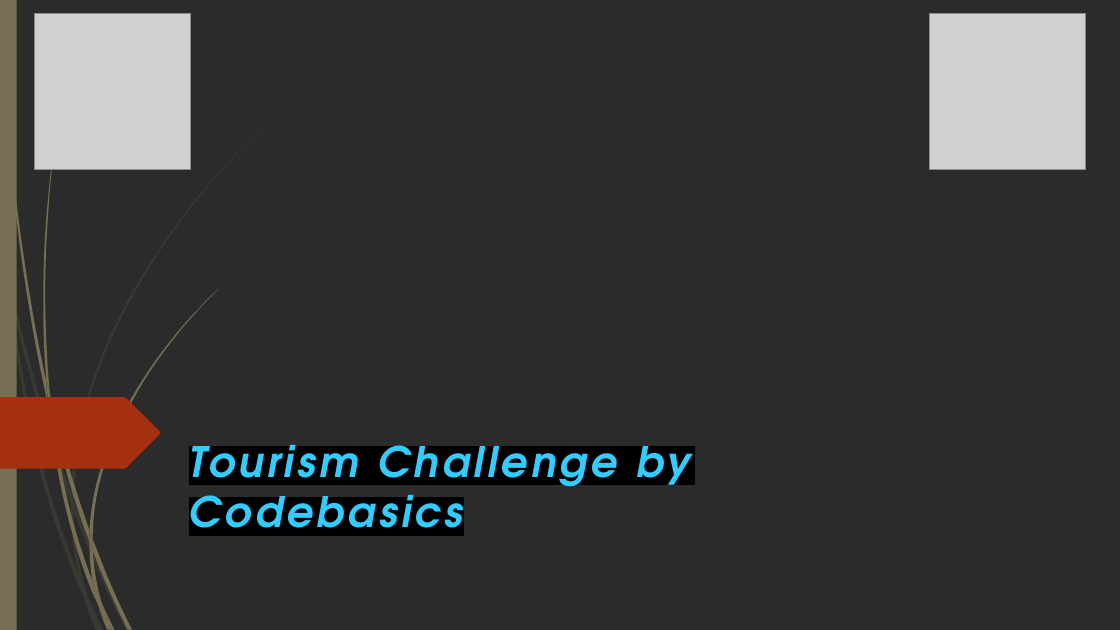
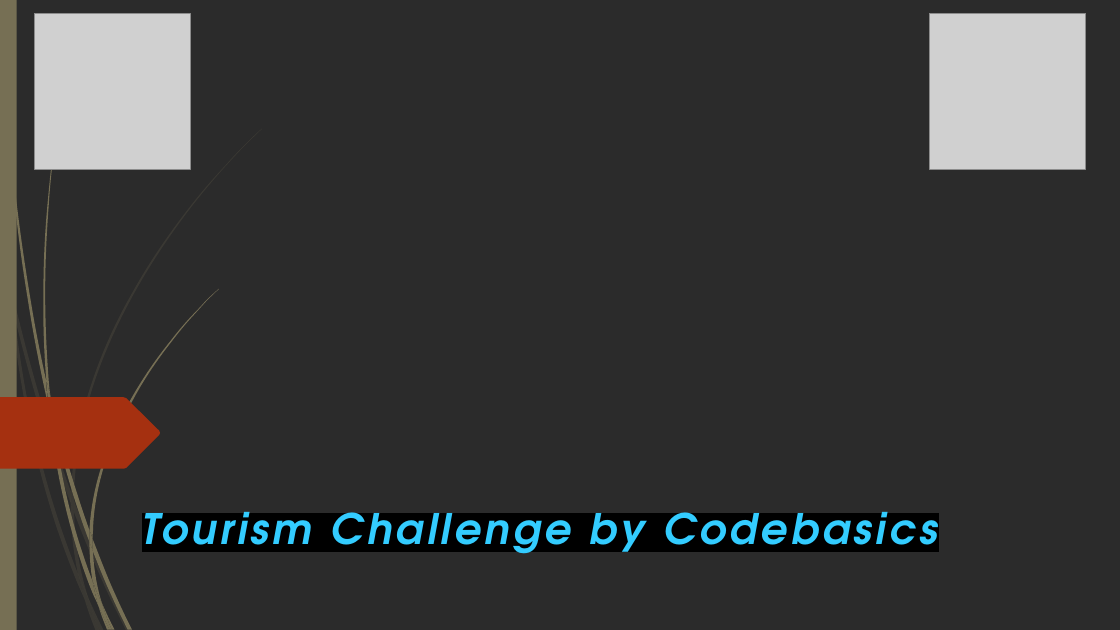
Before and after one commit to Kartik-Lohar/Telangana_Tourism, a slide deck: slide 1 of Tourism Challenge by Codebasics.pptx. Drawn at 1120x630 pixels with LibreOffice and Linux fonts; fonts in the diff are those of the drawing; grey boxes stand for pictures; background and template pictures are left out; a plain dark background stands for a picture behind light text. Boxes give left, top, right and bottom in pixels: in the first picture for what was removed or moved away, otherwise in the second. Text is boxed around its words. In the diff, an @@ line names an element or a change of style, - is before the commit and + after.

```diff
--- a/Tourism Challenge by Codebasics.pptx
+++ b/Tourism Challenge by Codebasics.pptx
@@ title "Tourism Challenge by Codebasics" rewrapped from [189, 445, 692, 536] to [142, 512, 938, 554] @@
```
Also in this commit, not shown: 2 slides added.
